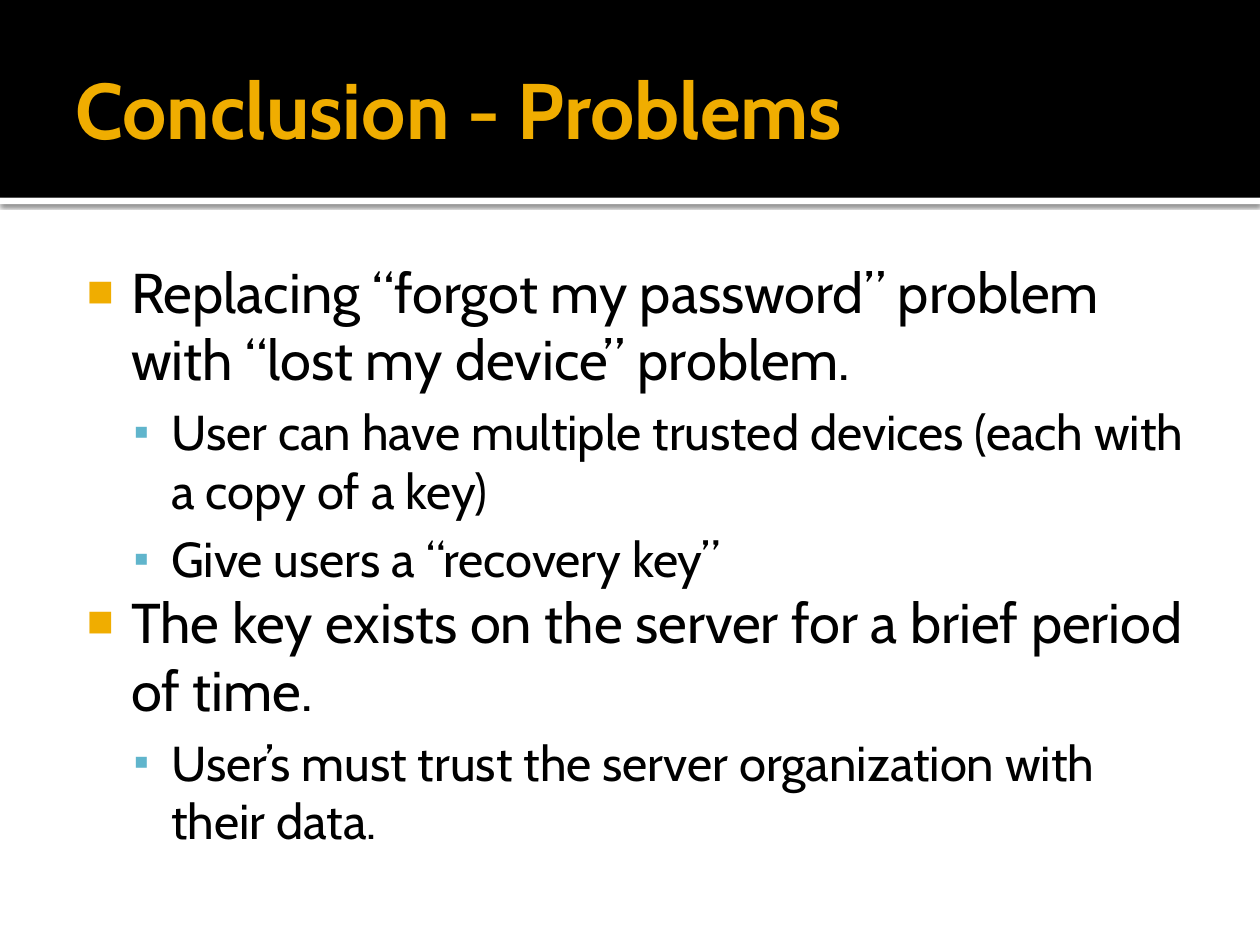
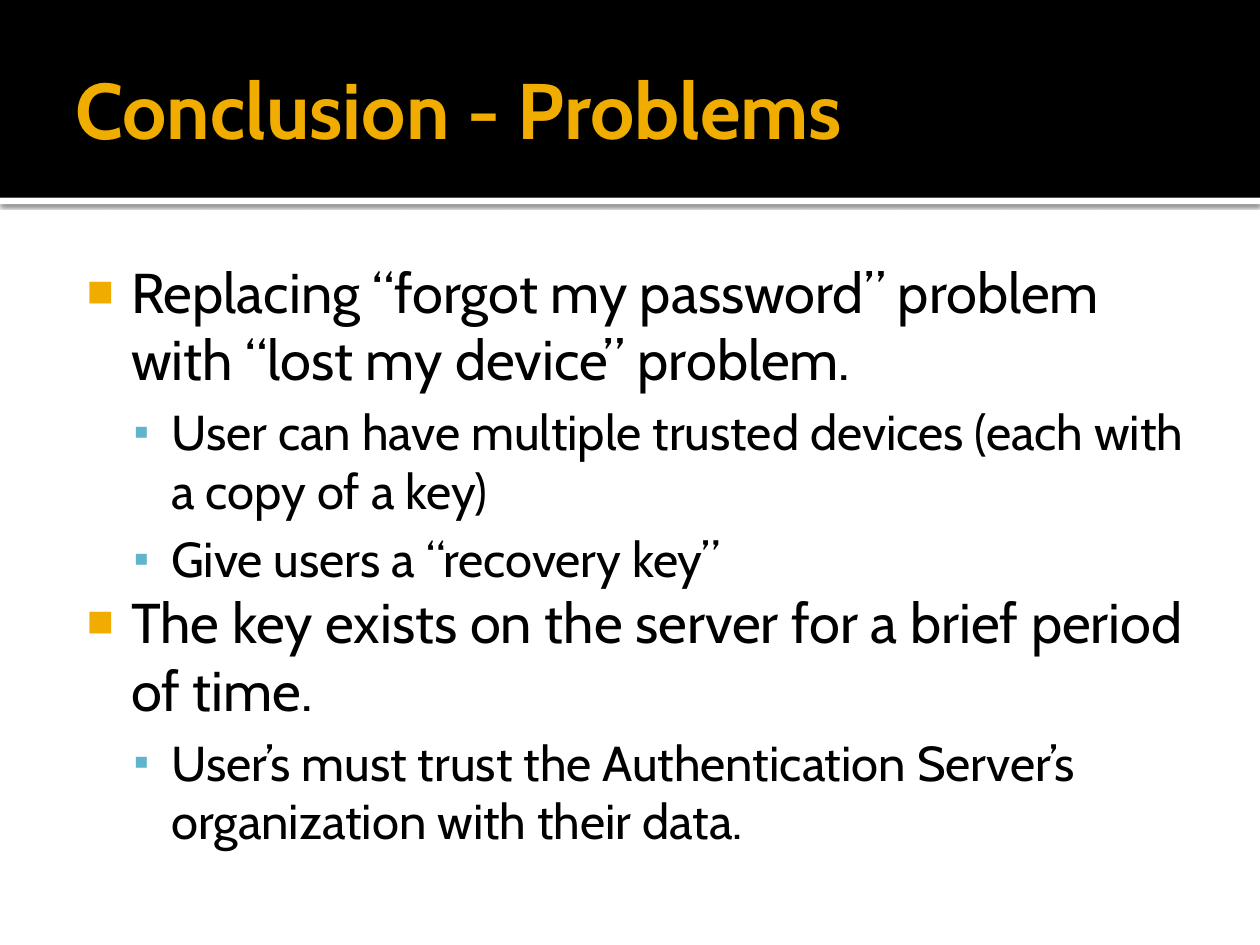
Before and after one commit to jrobe/cs5490, a slide deck: slide 15 of presentation/Third Party Encrypted Storage.pptx (slide 11 before the commit). Drawn at 1260x945 pixels with LibreOffice and Linux fonts; fonts in the diff are those of the drawing. Boxes give left, top, right and bottom in pixels: in the first picture for what was removed or moved away, otherwise in the second. Text is boxed around its words. In the diff, an @@ line names an element or a change of style, - is before the commit and + after.

```diff
--- a/presentation/Third Party Encrypted Storage.pptx
+++ b/presentation/Third Party Encrypted Storage.pptx
@@ text at bbox=[171, 744, 1074, 851]: text changed @@
-  ▪ User’s must trust the server organization with their data.
+  ▪ User’s must trust the Authentication Server’s organization with their data.
```
Also in this commit, not shown: 4 other slides changed, 4 slides added.
